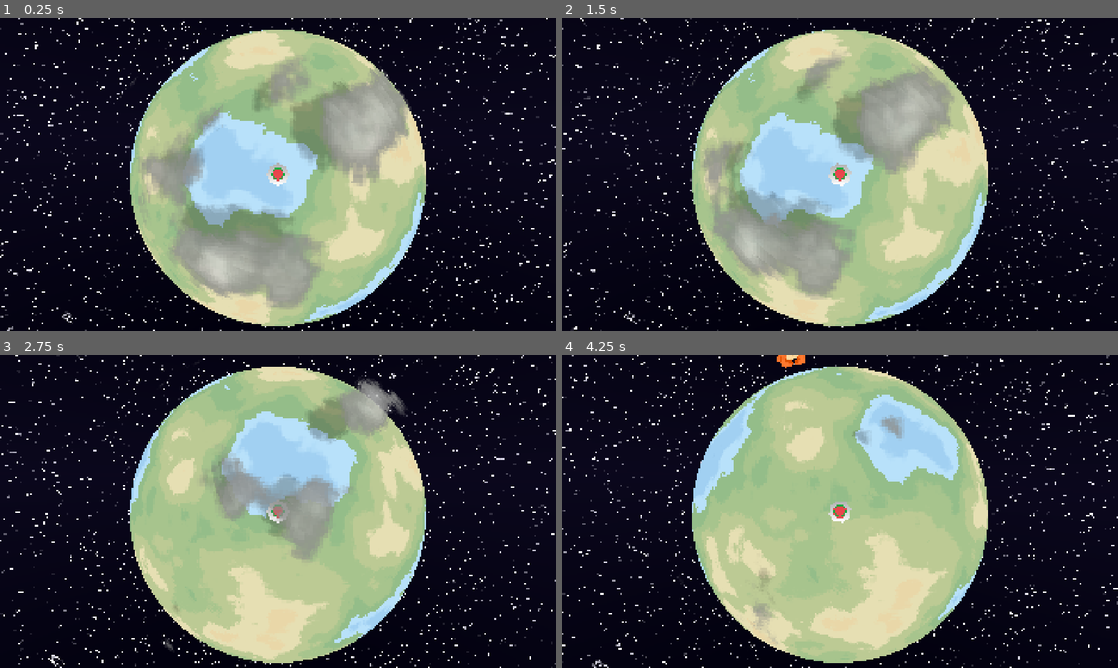
Above: before the commit, frames 1-4 (two rows, left to right).
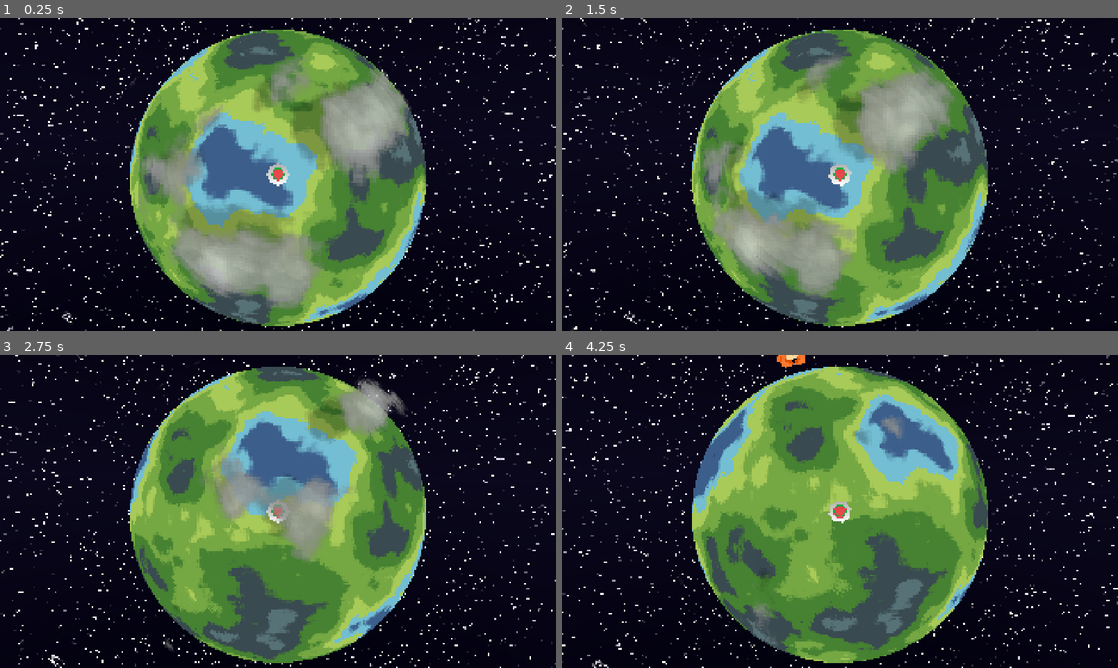
Above: after the commit, the same moments.

Repository: pgm-woutvande22/gamejam-juniperdev
Game: Godot game, scene res://scences/level.tscn
Two runs of this game, one before a commit and one after it. Both use one fixed random seed, a clock stepped at 60 frames per second and the inputs below.
Inputs (mouse positions are in pixels of both pictures, inside the frame that each line leads up to):
- Up to frame 1 (0.25 s): no input
- Up to frame 2 (1.5 s): move the mouse to (962, 158) at 0.52 s; click (962, 158) at 0.67 s; drag from (728, 190) to (812, 237) at 1.27 s
- Up to frame 3 (2.75 s): move the mouse to (333, 442) at 2.02 s; click (333, 442) at 2.17 s
- Up to frame 4 (4.25 s): drag from (812, 574) to (673, 464) at 2.77 s; move the mouse to (1006, 558) at 3.52 s; click (1006, 558) at 3.67 s

The runs differ from the first frame. In frame 1, 32% of the frame differs, in the area x 23-77%, y 3-99%; in frame 2, 33%; in frame 3, 37%; in frame 4, 39%.

Commit message:
🧃: updated planet colors

Diff:
--- a/scences/level.tscn
+++ b/scences/level.tscn
@@ -65,18 +65,18 @@
 shader_parameter/sea_level = 0.46
 shader_parameter/warp = 0.45
 shader_parameter/seed = 0.0
-shader_parameter/water0 = Color(0.557, 0.749, 0.898, 1)
-shader_parameter/water1 = Color(0.631, 0.816, 0.949, 1)
-shader_parameter/water2 = Color(0.722, 0.882, 0.98, 1)
-shader_parameter/land0 = Color(0.58, 0.741, 0.537, 1)
-shader_parameter/land1 = Color(0.655, 0.769, 0.553, 1)
-shader_parameter/land2 = Color(0.737, 0.792, 0.58, 1)
-shader_parameter/mtn0 = Color(0.902, 0.875, 0.702, 1)
-shader_parameter/mtn1 = Color(0.914, 0.843, 0.659, 1)
-shader_parameter/mtn2 = Color(0.765, 0.651, 0.42, 1)
-shader_parameter/mtn3 = Color(0.667, 0.541, 0.322, 1)
-shader_parameter/mtn4 = Color(0.612, 0.475, 0.271, 1)
-shader_parameter/mtn5 = Color(0.71, 0.667, 0.557, 1)
+shader_parameter/water0 = Color(0.09, 0.125, 0.22, 1)
+shader_parameter/water1 = Color(0.235, 0.369, 0.545, 1)
+shader_parameter/water2 = Color(0.451, 0.745, 0.827, 1)
+shader_parameter/land0 = Color(0.659, 0.792, 0.345, 1)
+shader_parameter/land1 = Color(0.459, 0.655, 0.263, 1)
+shader_parameter/land2 = Color(0.275, 0.51, 0.196, 1)
+shader_parameter/mtn0 = Color(0.224, 0.29, 0.314, 1)
+shader_parameter/mtn1 = Color(0.341, 0.447, 0.467, 1)
+shader_parameter/mtn2 = Color(0.506, 0.592, 0.588, 1)
+shader_parameter/mtn3 = Color(0.659, 0.71, 0.698, 1)
+shader_parameter/mtn4 = Color(0.78, 0.812, 0.8, 1)
+shader_parameter/mtn5 = Color(0.922, 0.929, 0.914, 1)
 shader_parameter/cloud_shadow_strength = 0.25
 shader_parameter/cloud_shadow_dir = Vector3(1, 0, 0.6)
 shader_parameter/cloud_shadow_offset = 0.08
Binary file added: assets/Bey.png
Not shown, added: assets/Bey.png.import
